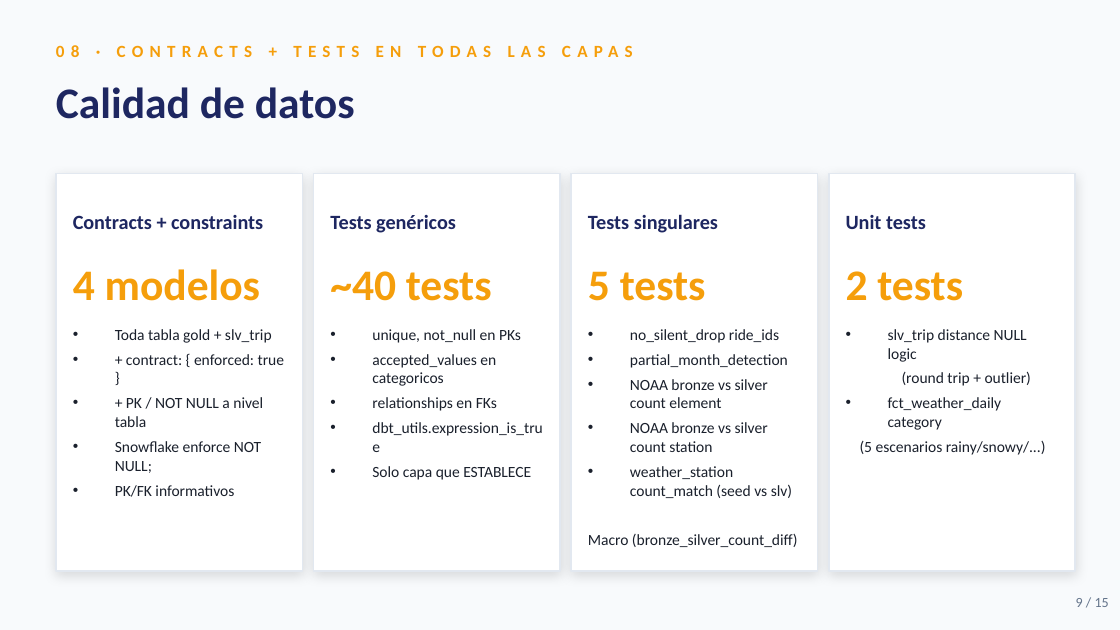
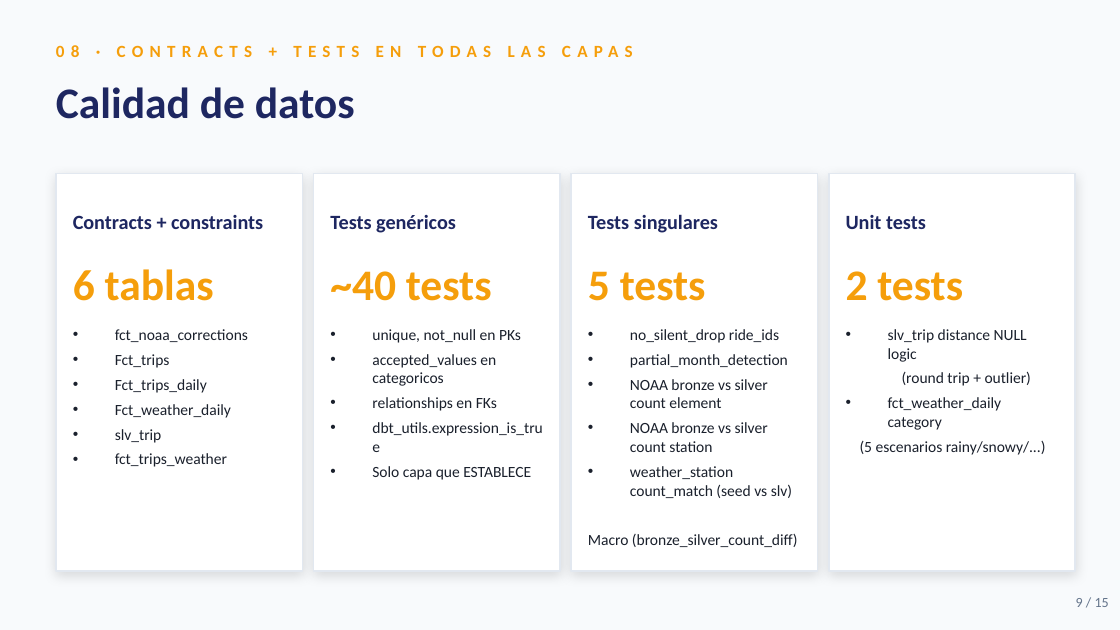
Before and after one commit to Rlizaran/Snowflake_proyect, a slide deck: slide 9 of presentacion/Presentacion.pptx. Drawn at 1120x630 pixels with LibreOffice and Linux fonts; fonts in the diff are those of the drawing. Boxes give left, top, right and bottom in pixels: in the first picture for what was removed or moved away, otherwise in the second. Text is boxed around its words. In the diff, an @@ line names an element or a change of style, - is before the commit and + after.

```diff
--- a/presentacion/Presentacion.pptx
+++ b/presentacion/Presentacion.pptx
@@ text at [73,269,214,301]: text changed @@
-4 modelos
+6 tablas
@@ text at [115,329,248,467]: text changed @@
-• Toda tabla gold + slv_trip
-• + contract: { enforced: true }
-• + PK / NOT NULL a nivel tabla
-• Snowflake enforce NOT NULL;
-• PK/FK informativos
+• fct_noaa_corrections
+• Fct_trips
+• Fct_trips_daily
+• Fct_weather_daily
+• slv_trip
+• fct_trips_weather
```
Also in this commit, not shown: 2 other slides changed, 1 other file.
